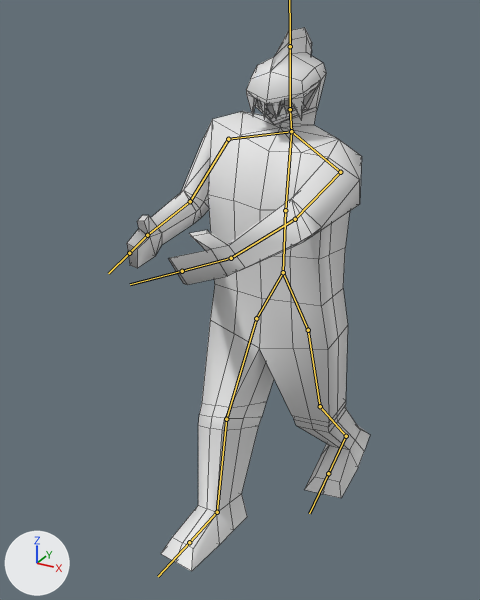
An edit to the FBX model Assets/Models/Entities/FishHead.fbx, drawn before and after from the same camera.
Camera for both pictures: a 50 mm camera at (6.22, -13.53, 12.76) aimed at (-0.77, -0.82, 6.41). Arrows for +X, +Y and +Z are at lower left; the lights stay in place. Both versions are drawn at frame 119 of the action 'Armature|ArmatureAction'; the numbers are the values there. The bones that bend it are drawn over the model as lines. Mesh edges are drawn as thin lines.

In view in the first picture: 'FishHead'.
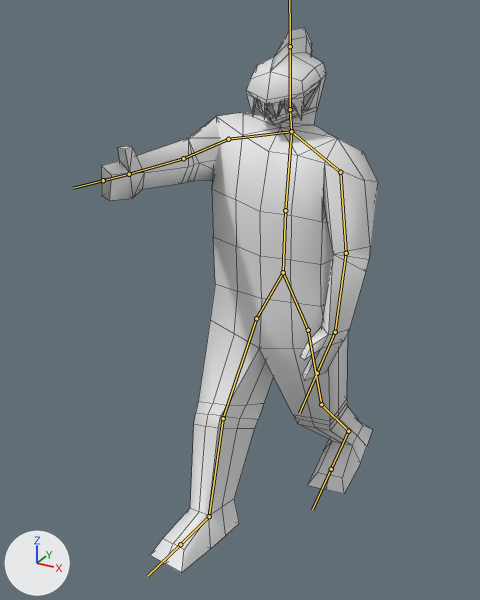
The change, as a diff of the scene's bpy script:
```diff
--- a/Assets/Models/Entities/FishHead.fbx.py
+++ b/Assets/Models/Entities/FishHead.fbx.py
@@ bone_upperarm_r @@
 bone_upperarm_r = bpy.data.objects['Armature'].pose.bones['UpperArm_R']  # child of 'Shoulder_R'
-bone_upperarm_r.rotation_quaternion = (0.9, -0.39, 0.176, 0.085)  # degrees (-47, 23, 1)
+bone_upperarm_r.rotation_quaternion = (0.792, -0.322, 0.236, 0.463)  # degrees (-23, 42, 52)
@@ bone_lowerarm_r @@
 bone_lowerarm_r = bpy.data.objects['Armature'].pose.bones['LowerArm_R']  # child of 'UpperArm_R'
-bone_lowerarm_r.rotation_quaternion = (0.943, -0.113, -0.066, 0.307)  # degrees (-15, -3, 36)
+bone_lowerarm_r.rotation_quaternion = (1.0, 0.0, 0.0, 0.0)  # degrees (0, 0, 0)
@@ bone_upperarm_l @@
 bone_upperarm_l = bpy.data.objects['Armature'].pose.bones['UpperArm_L']  # child of 'Shoulder_L'
-bone_upperarm_l.rotation_quaternion = (0.804, -0.307, -0.249, -0.444)  # degrees (-22, -42, -49)
+bone_upperarm_l.rotation_quaternion = (0.961, -0.274, -0.03, 0.003)  # degrees (-32, -3, 1)
@@ bone_upperleg_r @@
 bone_upperleg_r = bpy.data.objects['Armature'].pose.bones['UpperLeg_R']  # child of 'Hip_R'
-bone_upperleg_r.rotation_quaternion = (0.966, -0.085, 0.075, 0.231)  # degrees (-8, 11, 26)
+bone_upperleg_r.rotation_quaternion = (0.956, -0.084, 0.086, 0.266)  # degrees (-7, 12, 30)
@@ bone_upperleg_l @@
 bone_upperleg_l = bpy.data.objects['Armature'].pose.bones['UpperLeg_L']  # child of 'Hip_L'
-bone_upperleg_l.rotation_quaternion = (0.986, -0.086, 0.044, 0.137)  # degrees (-9, 6, 15)
+bone_upperleg_l.rotation_quaternion = (0.983, -0.086, 0.049, 0.152)  # degrees (-9, 7, 17)
```

Where the change shows, as pixel boxes [x1, y1, x2, y2] in the pictures (480 x 600 px):
'FishHead', posed (14% wider): before [127, 27, 370, 571]; after [101, 27, 378, 573]
bone 'UpperArm_R', root to tip: before (228, 139) to (190, 201); after (228, 139) to (183, 158)
bone 'LowerArm_R', root to tip: before (190, 201) to (147, 235); after (183, 158) to (129, 174)
bone 'UpperArm_L', root to tip: before (340, 172) to (295, 219); after (340, 172) to (346, 253)
bone 'UpperLeg_R', root to tip: before (256, 318) to (226, 419); after (256, 318) to (223, 418)
bone 'UpperLeg_L', root to tip: before (308, 330) to (320, 406); after (308, 330) to (321, 404)
